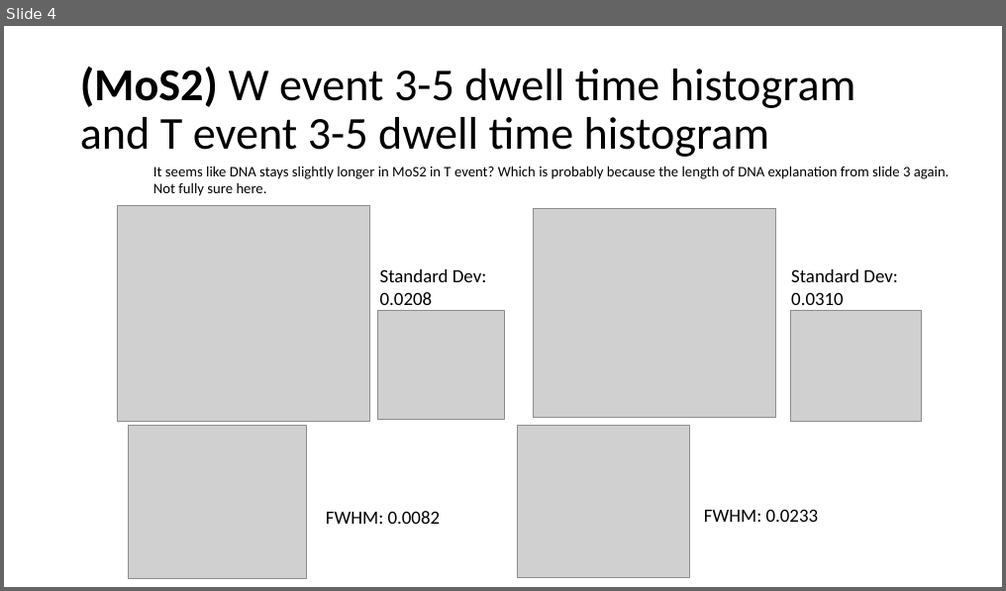
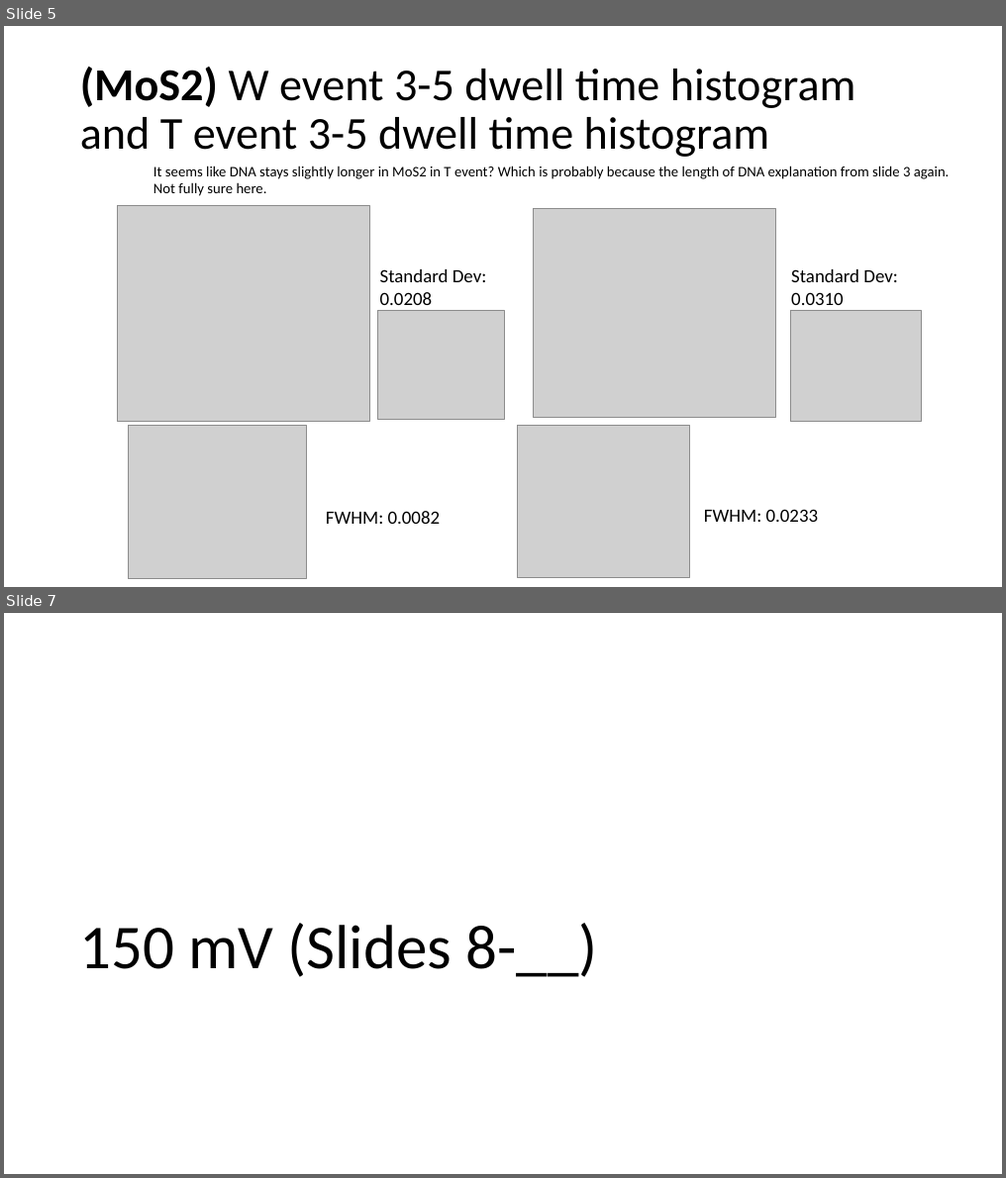
Before and after one commit to joshualchen/Clampfit, a slide deck: Chip U/Quick scatters and histograms of W and T 200mV.pptx. Shown one above the other, each under a label of ours: slide 4 before the commit, slides 5 and 7 after it; the slides between them are not shown. The pictures are 1006x591 and 1006x1178 pixels, drawn with LibreOffice and Linux fonts; fonts in the diff are those of the drawing; grey boxes stand for pictures. Boxes give left, top, right and bottom in pixels: in the first picture for what was removed or moved away, otherwise in the second. Text is boxed around its words. In the diff, an @@ line names an element or a change of style, - is before the commit and + after.

```diff
--- a/Chip U/Quick scatters and histograms of W and T 200mV.pptx
+++ b/Chip U/Quick scatters and histograms of W and T 200mV.pptx
@@ slide 7 added at <box>4,613,1002,1174</box>, background #FFFFFF @@
@@ title added at <box>79,923,598,977</box>, 60 pt, text #000000 @@
+150 mV (Slides 8-__)
@@ what was slide 4 is now slide 5 @@
```
Also in this commit, not shown: 1 slide changed, 3 other slides added, 6 other files.
